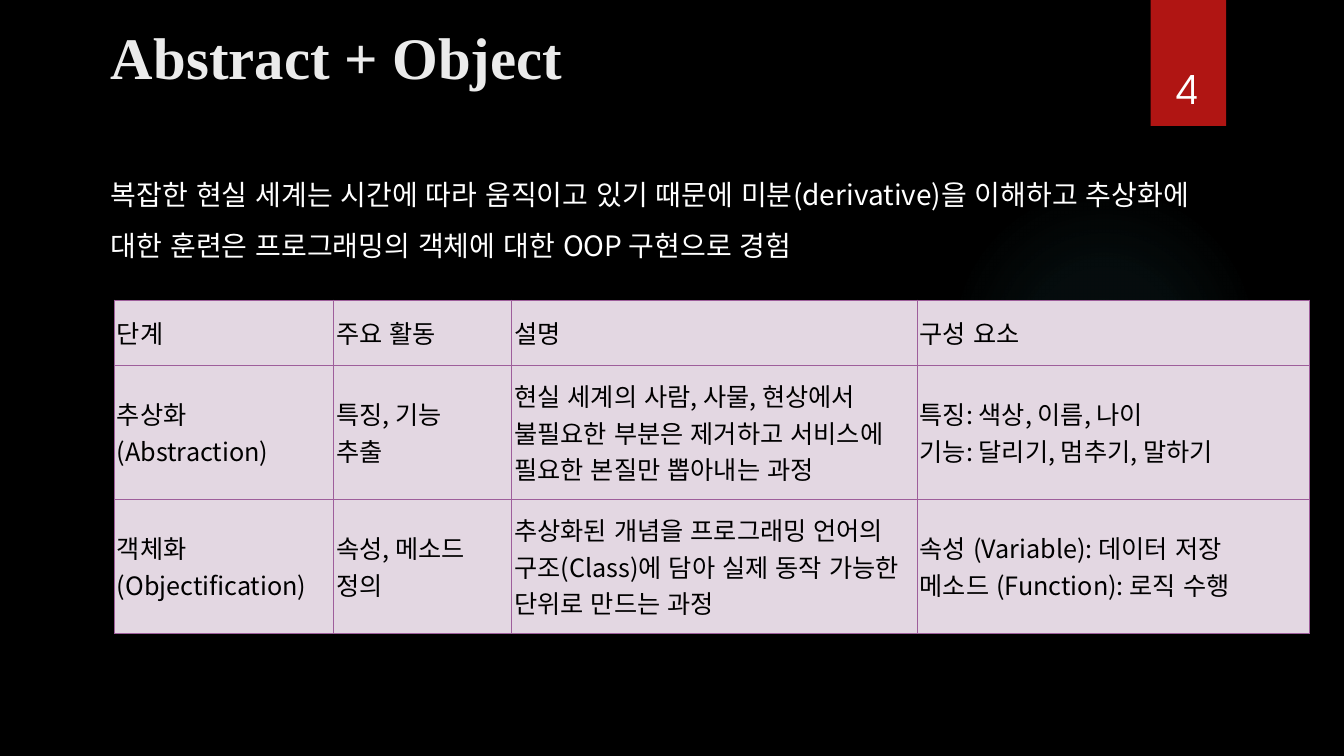
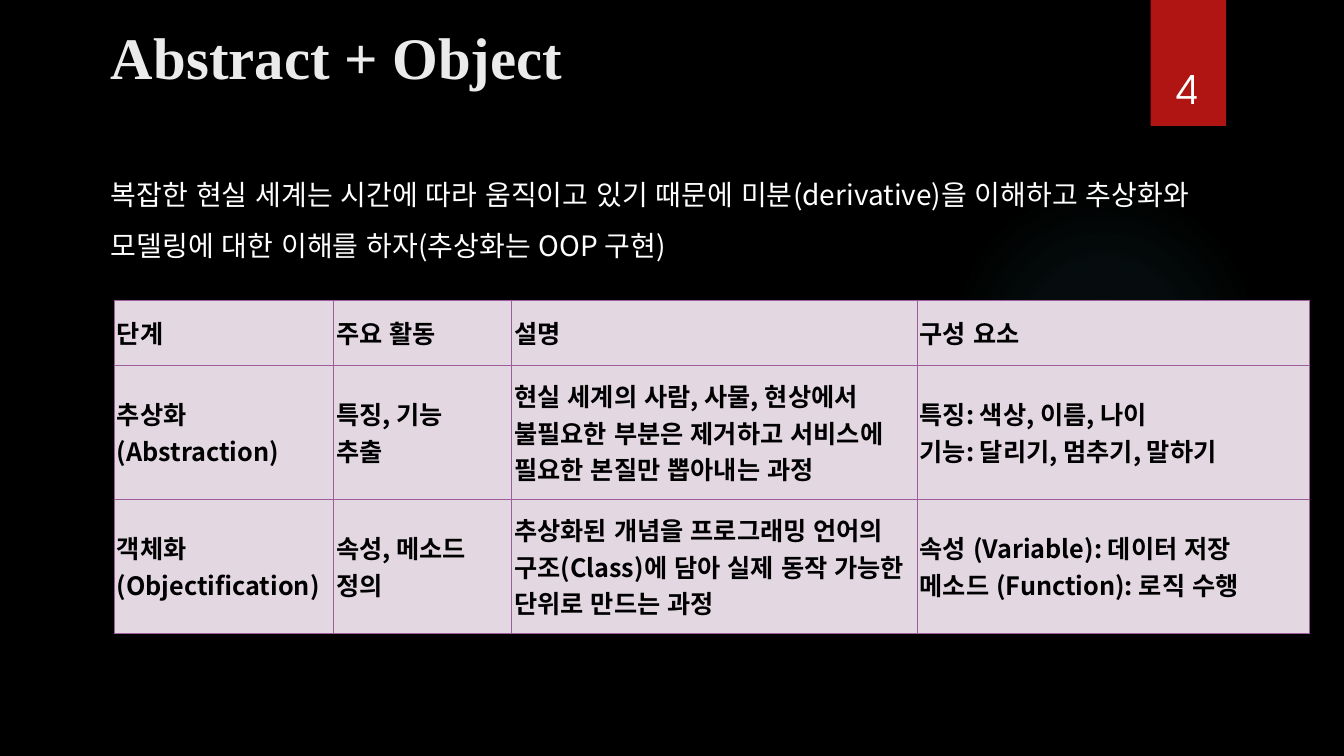
Before and after one commit to ancestor9/mathematics-for-machine-learning, a slide deck: slide 4 of Calculus/Calculus.pptx. Drawn at 1344x756 pixels with LibreOffice and Linux fonts; fonts in the diff are those of the drawing; background and template pictures are left out. Boxes give left, top, right and bottom in pixels: in the first picture for what was removed or moved away, otherwise in the second. Text is boxed around its words. In the diff, an @@ line names an element or a change of style, - is before the commit and + after.

```diff
--- a/Calculus/Calculus.pptx
+++ b/Calculus/Calculus.pptx
@@ text at bbox=[111, 181, 1189, 262]: text changed @@
-복잡한 현실 세계는 시간에 따라 움직이고 있기 때문에 미분(derivative)을 이해하고 추상화에 대한 훈련은 프로그래밍의 객체에 대한 OOP 구현으로 경험
+복잡한 현실 세계는 시간에 따라 움직이고 있기 때문에 미분(derivative)을 이해하고 추상화와 모델링에 대한 이해를 하자(추상화는 OOP 구현)
@@ table at bbox=[114, 300, 1310, 633] @@
@@ bold on @@
```
Also in this commit, not shown: 9 other slides changed, 6 slides added, 1 slide removed.
